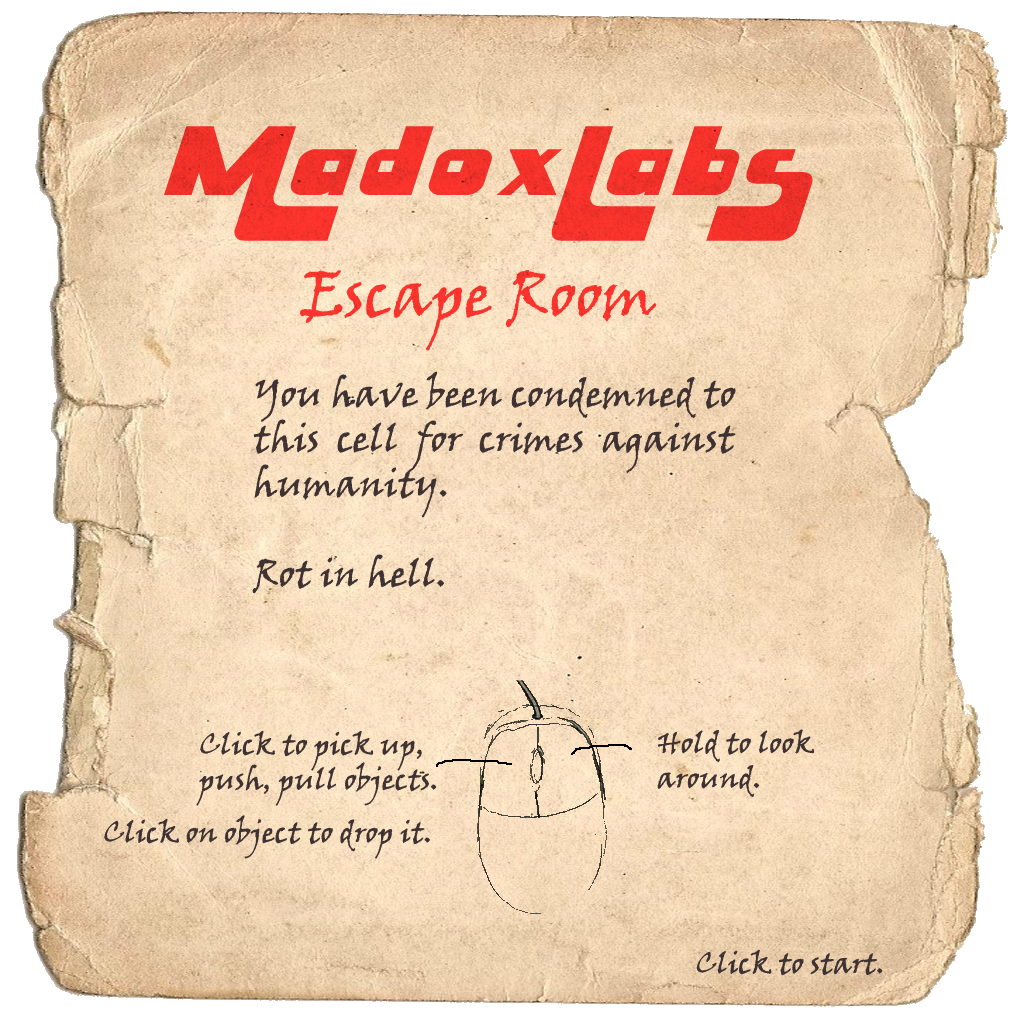
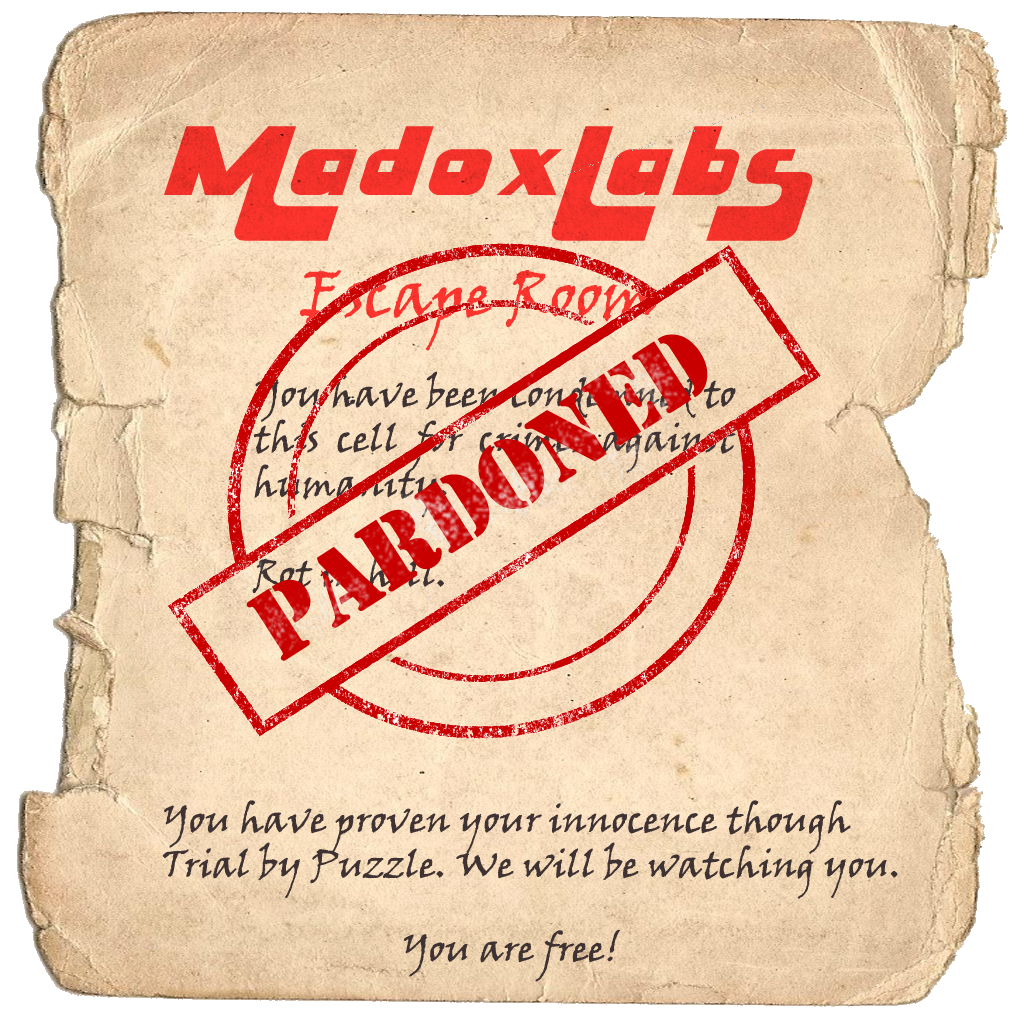
Layers edited between the first and the second 1024×1024 image:
added layer "PARDONED" above "authorized-rubber-stamp" over left=227, top=334, right=708, bottom=668
added layer "authorized-rubber-stamp" above "Hold to look around." over left=168, top=106, right=821, bottom=739
hid "Hold to look around." over left=657, top=729, right=814, bottom=797
hid "Layer 1" over left=436, top=680, right=632, bottom=914
hid "Click on object to drop it." over left=104, top=815, right=430, bottom=859
hid "Click to start." over left=696, top=949, right=883, bottom=976
hid "Click to pick up, push, pull objects." over left=196, top=730, right=437, bottom=806
added layer "You are free!" above "You have proven your innocence though Trial by Puzzle. We will" over left=404, top=929, right=620, bottom=982
added layer "You have proven your innocence though Trial by Puzzle. We will" above "You have been condemned to this cell for crimes against hum" over left=162, top=800, right=898, bottom=899
